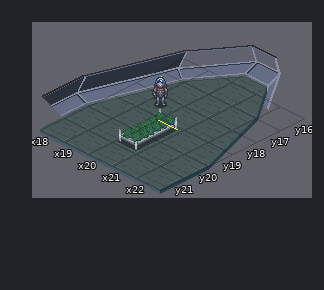
An edit to a level. Tiled map, res/tiled/levels/bridge.tmx. The first picture shows the starting point.
Cells are 48x24 px. Isometric: x runs down to the right, y down to the left. Shown: x 18..22, y 16..21. Layer "ground" is drawn -5,6 px off the grid.
And afterwards:
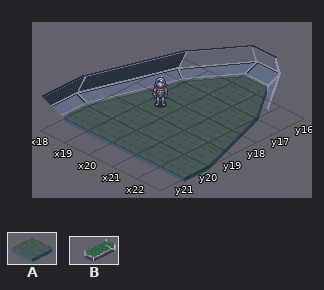
Key: from "alpha": A 38 "floor"; from "colls": B 9 "hydroponics".
_ is an empty cell.
Objects are placed by the point they stand on, in cells (3,4 is the top-left corner of cell 3,4); size is 1x1 cell unless given.
Change:
Layer "ground":
y 21: x 18..22 AAAAA -> _____
Layer "entities":
removed: B "hydroponics" at 21.1,21 size 1.9x2.1
Where, in picture pixels (left, top, right, bottom), the same in both pictures:
removed: (40, 109, 184, 194)
